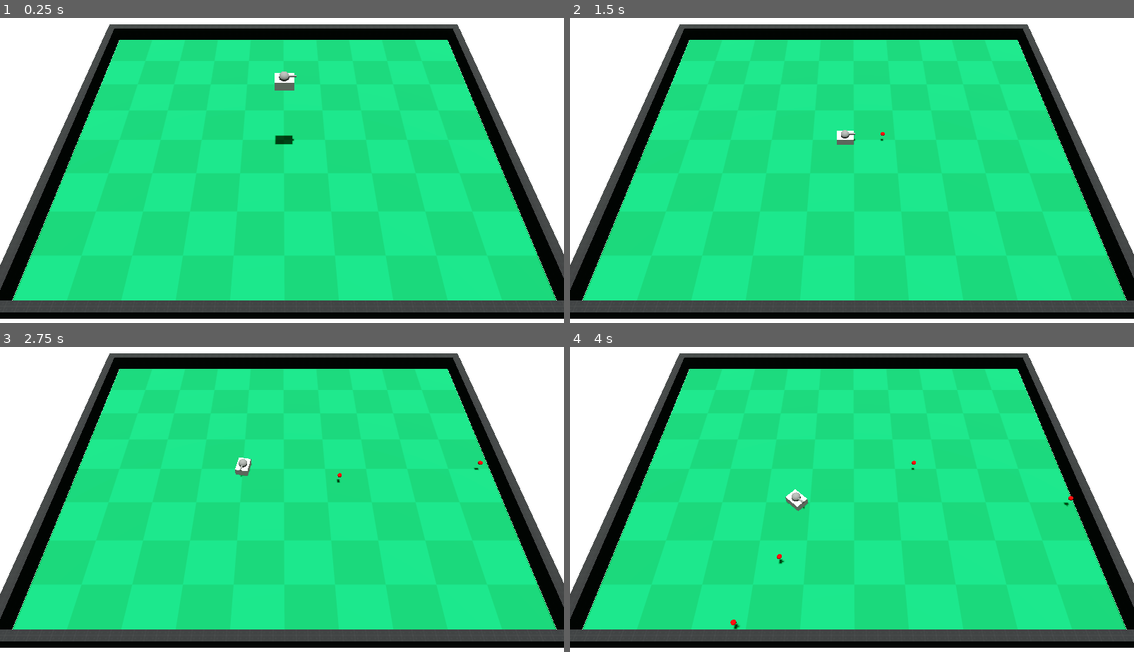
Above: before the commit, frames 1-4 (two rows, left to right).
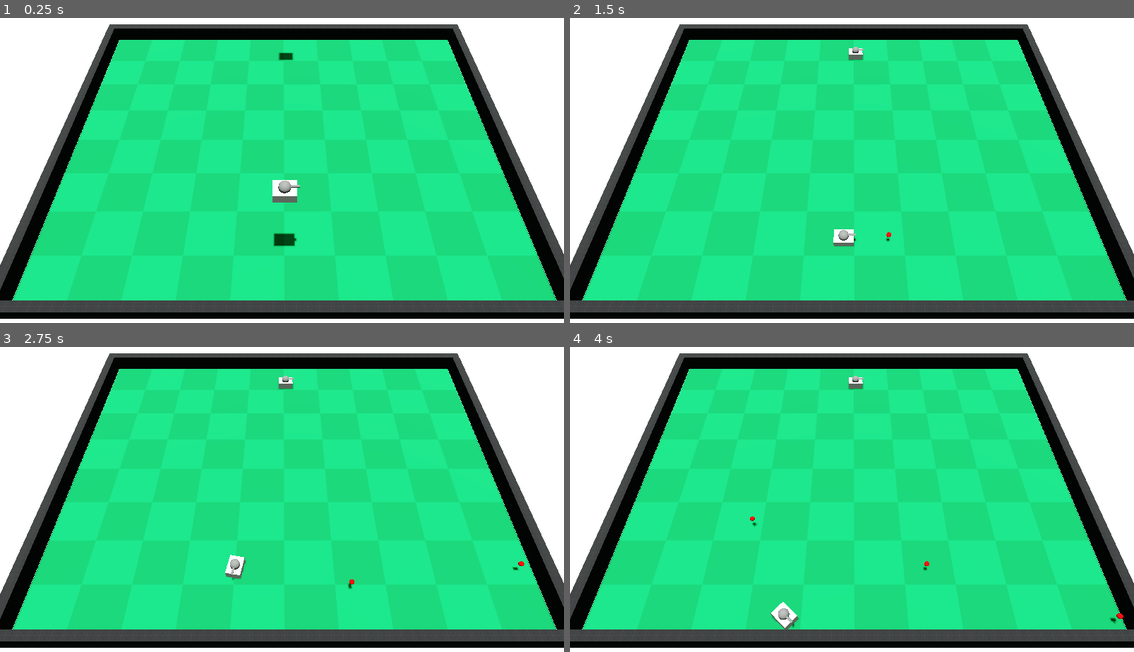
Above: after the commit, the same moments.

Repository: MrBocch/godot_tanks
Game: Godot game, scene res://scenes/levels/base.tscn
Same seed, same stepped clock (60 frames per second), same inputs: the game is played once before the commit and once after it.
Inputs:
- Up to frame 1 (0.25 s): no input
- Up to frame 2 (1.5 s): hold D (ui_right) 0.53-1.28 s; tap Space (fire) at 0.6, 1.35 s; hold S (ui_down) from 1.28 s (still down)
- Up to frame 3 (2.75 s): release S (ui_down) at 2.03 s; hold D (ui_right) from 2.03 s (still down); tap Space (fire) at 2.1 s
- Up to frame 4 (4 s): release D (ui_right) at 2.78 s; hold W (ui_up) 2.78-3.53 s; tap Space (fire) at 2.85, 3.6 s; hold A (ui_left) from 3.53 s (still down)

The runs differ from the first frame. In frame 1, 0.9% of the frame differs, in the area x 48-54%, y 11-75%; in frame 2, 0.5%; in frame 3, 0.5%; in frame 4, 0.7%.

Commit message:
2v local multiplayer

Diff:
--- a/project.godot
+++ b/project.godot
@@ -44,32 +44,28 @@
 }
 ui_left={
 "deadzone": 0.5,
-"events": [Object(InputEventKey,"resource_local_to_scene":false,"resource_name":"","device":0,"window_id":0,"alt_pressed":false,"shift_pressed":false,"ctrl_pressed":false,"meta_pressed":false,"pressed":false,"keycode":4194319,"physical_keycode":0,"key_label":0,"unicode":0,"echo":false,"script":null)
-, Object(InputEventJoypadButton,"resource_local_to_scene":false,"resource_name":"","device":0,"button_index":13,"pressure":0.0,"pressed":false,"script":null)
+"events": [Object(InputEventJoypadButton,"resource_local_to_scene":false,"resource_name":"","device":0,"button_index":13,"pressure":0.0,"pressed":false,"script":null)
 , Object(InputEventJoypadMotion,"resource_local_to_scene":false,"resource_name":"","device":0,"axis":0,"axis_value":-1.0,"script":null)
 , Object(InputEventKey,"resource_local_to_scene":false,"resource_name":"","device":-1,"window_id":0,"alt_pressed":false,"shift_pressed":false,"ctrl_pressed":false,"meta_pressed":false,"pressed":false,"keycode":0,"physical_keycode":65,"key_label":0,"unicode":97,"echo":false,"script":null)
 ]
 }
 ui_right={
 "deadzone": 0.5,
-"events": [Object(InputEventKey,"resource_local_to_scene":false,"resource_name":"","device":0,"window_id":0,"alt_pressed":false,"shift_pressed":false,"ctrl_pressed":false,"meta_pressed":false,"pressed":false,"keycode":4194321,"physical_keycode":0,"key_label":0,"unicode":0,"echo":false,"script":null)
-, Object(InputEventJoypadButton,"resource_local_to_scene":false,"resource_name":"","device":0,"button_index":14,"pressure":0.0,"pressed":false,"script":null)
+"events": [Object(InputEventJoypadButton,"resource_local_to_scene":false,"resource_name":"","device":0,"button_index":14,"pressure":0.0,"pressed":false,"script":null)
 , Object(InputEventJoypadMotion,"resource_local_to_scene":false,"resource_name":"","device":0,"axis":0,"axis_value":1.0,"script":null)
 , Object(InputEventKey,"resource_local_to_scene":false,"resource_name":"","device":-1,"window_id":0,"alt_pressed":false,"shift_pressed":false,"ctrl_pressed":false,"meta_pressed":false,"pressed":false,"keycode":0,"physical_keycode":68,"key_label":0,"unicode":100,"echo":false,"script":null)
 ]
 }
 ui_up={
 "deadzone": 0.5,
-"events": [Object(InputEventKey,"resource_local_to_scene":false,"resource_name":"","device":0,"window_id":0,"alt_pressed":false,"shift_pressed":false,"ctrl_pressed":false,"meta_pressed":false,"pressed":false,"keycode":4194320,"physical_keycode":0,"key_label":0,"unicode":0,"echo":false,"script":null)
-, Object(InputEventJoypadButton,"resource_local_to_scene":false,"resource_name":"","device":0,"button_index":11,"pressure":0.0,"pressed":false,"script":null)
+"events": [Object(InputEventJoypadButton,"resource_local_to_scene":false,"resource_name":"","device":0,"button_index":11,"pressure":0.0,"pressed":false,"script":null)
 , Object(InputEventJoypadMotion,"resource_local_to_scene":false,"resource_name":"","device":0,"axis":1,"axis_value":-1.0,"script":null)
 , Object(InputEventKey,"resource_local_to_scene":false,"resource_name":"","device":-1,"window_id":0,"alt_pressed":false,"shift_pressed":false,"ctrl_pressed":false,"meta_pressed":false,"pressed":false,"keycode":0,"physical_keycode":87,"key_label":0,"unicode":119,"echo":false,"script":null)
 ]
 }
 ui_down={
 "deadzone": 0.5,
-"events": [Object(InputEventKey,"resource_local_to_scene":false,"resource_name":"","device":0,"window_id":0,"alt_pressed":false,"shift_pressed":false,"ctrl_pressed":false,"meta_pressed":false,"pressed":false,"keycode":4194322,"physical_keycode":0,"key_label":0,"unicode":0,"echo":false,"script":null)
-, Object(InputEventJoypadButton,"resource_local_to_scene":false,"resource_name":"","device":0,"button_index":12,"pressure":0.0,"pressed":false,"script":null)
+"events": [Object(InputEventJoypadButton,"resource_local_to_scene":false,"resource_name":"","device":0,"button_index":12,"pressure":0.0,"pressed":false,"script":null)
 , Object(InputEventJoypadMotion,"resource_local_to_scene":false,"resource_name":"","device":0,"axis":1,"axis_value":1.0,"script":null)
 , Object(InputEventKey,"resource_local_to_scene":false,"resource_name":"","device":-1,"window_id":0,"alt_pressed":false,"shift_pressed":false,"ctrl_pressed":false,"meta_pressed":false,"pressed":false,"keycode":0,"physical_keycode":83,"key_label":0,"unicode":115,"echo":false,"script":null)
 ]
@@ -77,6 +73,30 @@
 fire={
 "deadzone": 0.5,
 "events": [Object(InputEventKey,"resource_local_to_scene":false,"resource_name":"","device":-1,"window_id":0,"alt_pressed":false,"shift_pressed":false,"ctrl_pressed":false,"meta_pressed":false,"pressed":false,"keycode":0,"physical_keycode":32,"key_label":0,"unicode":32,"echo":false,"script":null)
-, Object(InputEventMouseButton,"resource_local_to_scene":false,"resource_name":"","device":-1,"window_id":0,"alt_pressed":false,"shift_pressed":false,"ctrl_pressed":false,"meta_pressed":false,"button_mask":1,"position":Vector2(608, 31),"global_position":Vector2(616, 111),"factor":1.0,"button_index":1,"canceled":false,"pressed":true,"double_click":false,"script":null)
 ]
 }
+ui_right2={
+"deadzone": 0.5,
+"events": [Object(InputEventKey,"resource_local_to_scene":false,"resource_name":"","device":-1,"window_id":0,"alt_pressed":false,"shift_pressed":false,"ctrl_pressed":false,"meta_pressed":false,"pressed":false,"keycode":4194321,"physical_keycode":4194321,"key_label":4194321,"unicode":0,"echo":false,"script":null)
+]
+}
+ui_left2={
+"deadzone": 0.5,
+"events": [Object(InputEventKey,"resource_local_to_scene":false,"resource_name":"","device":-1,"window_id":0,"alt_pressed":false,"shift_pressed":false,"ctrl_pressed":false,"meta_pressed":false,"pressed":false,"keycode":0,"physical_keycode":4194319,"key_label":0,"unicode":0,"echo":false,"script":null)
+]
+}
+ui_up2={
+"deadzone": 0.5,
+"events": [Object(InputEventKey,"resource_local_to_scene":false,"resource_name":"","device":-1,"window_id":0,"alt_pressed":false,"shift_pressed":false,"ctrl_pressed":false,"meta_pressed":false,"pressed":false,"keycode":0,"physical_keycode":4194320,"key_label":0,"unicode":0,"echo":false,"script":null)
+]
+}
+ui_down2={
+"deadzone": 0.5,
+"events": [Object(InputEventKey,"resource_local_to_scene":false,"resource_name":"","device":-1,"window_id":0,"alt_pressed":false,"shift_pressed":false,"ctrl_pressed":false,"meta_pressed":false,"pressed":false,"keycode":0,"physical_keycode":4194322,"key_label":0,"unicode":0,"echo":false,"script":null)
+]
+}
+fire2={
+"deadzone": 0.5,
+"events": [Object(InputEventKey,"resource_local_to_scene":false,"resource_name":"","device":-1,"window_id":0,"alt_pressed":false,"shift_pressed":false,"ctrl_pressed":false,"meta_pressed":false,"pressed":false,"keycode":0,"physical_keycode":4194325,"key_label":0,"unicode":0,"echo":false,"script":null)
+]
+}
--- a/scenes/levels/base.gd
+++ b/scenes/levels/base.gd
@@ -9,27 +9,3 @@
 # Called every frame. 'delta' is the elapsed time since the previous frame.
 func _process(delta):
 	pass
-
-
-
-
-
-# when bullet collides with walls
-# assuming that area is a bullet
-# no long have to this, bc have the signal
-# the node
-#func _on_left_area_entered(area):
-	#area.bounces += 1
-	#area.acceleration.z *= -1
-#
-#func _on_right_area_entered(area):
-	#area.bounces += 1
-	#area.acceleration.z *= -1
-#
-#func _on_top_area_entered(area):
-	#area.bounces += 1
-	#area.acceleration.x *= -1
-#
-#func _on_bot_area_entered(area):
-	#area.bounces += 1
-	#area.acceleration.x *= -1
--- a/scenes/levels/base.tscn
+++ b/scenes/levels/base.tscn
@@ -80,4 +80,12 @@
 fov = 45.9
 
 [node name="tank" parent="." instance=ExtResource("5_o2jv7")]
-transform = Transform3D(-1, 3.48787e-16, -8.74228e-08, 3.48787e-16, 1, -3.48787e-16, 8.74228e-08, -3.48787e-16, -1, 0, 8.89224, 0)
+transform = Transform3D(-1, 3.48787e-16, -8.74228e-08, 3.48787e-16, 1, -3.48787e-16, 8.74228e-08, -3.48787e-16, -1, 13.285, 8.89224, 0)
+
+[node name="tank2" parent="." instance=ExtResource("5_o2jv7")]
+transform = Transform3D(-1, 3.48787e-16, -8.74228e-08, 3.48787e-16, 1, -3.48787e-16, 8.74228e-08, -3.48787e-16, -1, -16.0785, 8.89224, -0.293398)
+turn_right = "ui_right2"
+turn_left = "ui_left2"
+forward = "ui_up2"
+backward = "ui_down2"
+fire = "fire2"
--- a/scenes/tank/character_tank.gd
+++ b/scenes/tank/character_tank.gd
@@ -2,7 +2,13 @@
 
 @onready var root = get_tree().get_root()
 @onready var barrel_end = $Marker3D
-var bullet
+
+@export_group("controlls")
+@export var turn_right = "ui_right"
+@export var turn_left = "ui_left"
+@export var forward = "ui_up"
+@export var backward = "ui_down"
+@export var fire = "fire"
 
 const SPEED = 7.0
 const TURN_RADIUS = 2.5
@@ -10,6 +16,7 @@
 # Get the gravity from the project settings to be synced with RigidBody nodes.
 var gravity = ProjectSettings.get_setting("physics/3d/default_gravity")
 
+var bullet
 func _ready():
 	bullet = preload("res://scenes/bullet/bullet.tscn")
 
@@ -24,7 +31,7 @@
 	# Get the input direction and handle the movement/deceleration.
 	# As good practice, you should replace UI actions with custom gameplay actions.
 	if is_on_floor():
-		if Input.is_action_just_pressed("fire"):
+		if Input.is_action_just_pressed(fire):
 
 			var bullet_instance = bullet.instantiate()
 			bullet_instance.rotation.y = self.rotation.y
@@ -33,7 +40,7 @@
 			root.add_child(bullet_instance)
 
 
-		var input_dir = Input.get_vector("","","ui_down", "ui_up")
+		var input_dir = Input.get_vector("","",backward, forward)
 		var direction = (transform.basis * Vector3(input_dir.x, 0, input_dir.y)).normalized()
 		if direction:
 			velocity.x = direction.x * SPEED
@@ -42,9 +49,9 @@
 			velocity.x = move_toward(velocity.x, 0, SPEED)
 			velocity.z = move_toward(velocity.z, 0, SPEED)
 
-		if Input.is_action_pressed("ui_left"):
+		if Input.is_action_pressed(turn_left):
 			self.rotation.y += TURN_RADIUS * delta
-		elif Input.is_action_pressed("ui_right"):
+		elif Input.is_action_pressed(turn_right):
 			self.rotation.y -= TURN_RADIUS * delta
 
 	move_and_slide()
Not shown, changed: thoughts.txt
